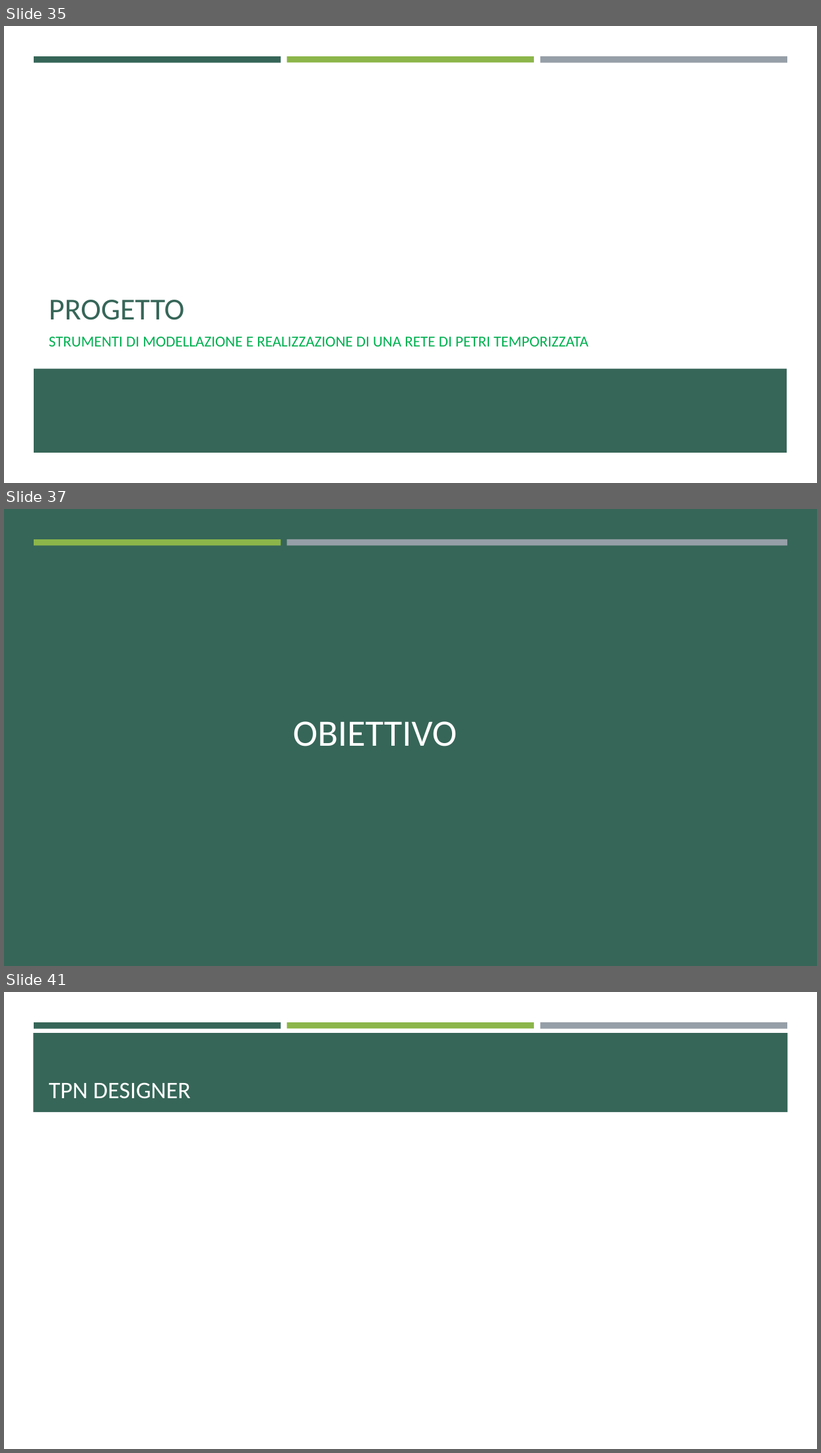
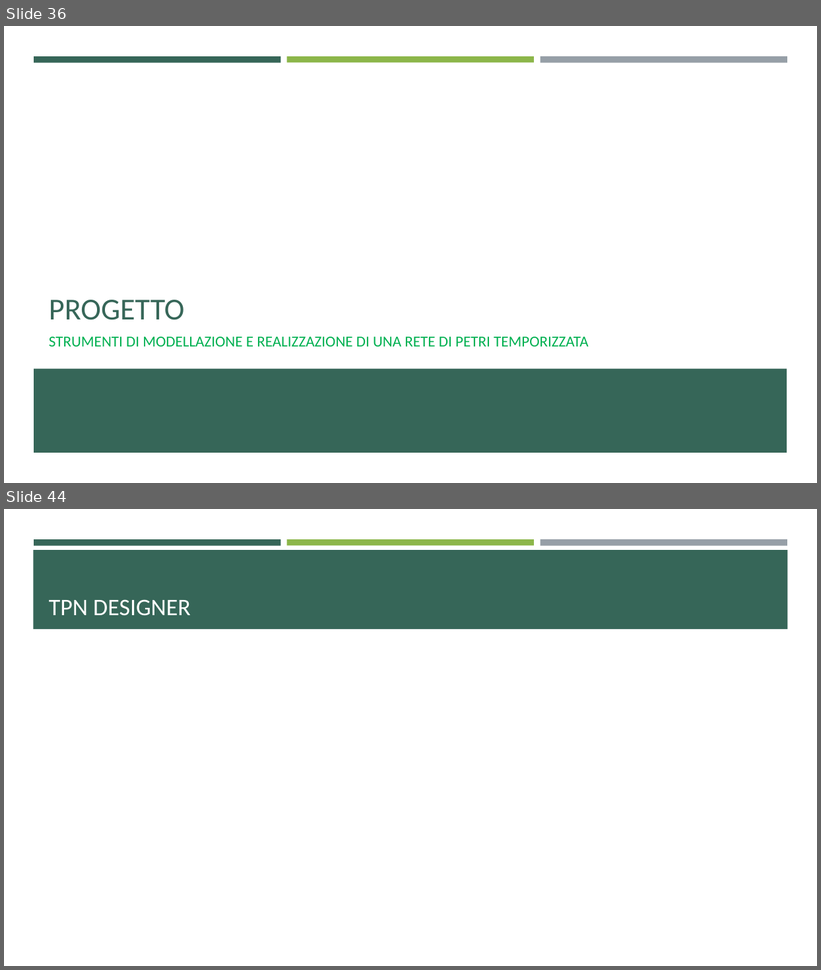
Before and after one commit to ivochan/RecirculatingPalletWarehouse, a slide deck: Reti di Petri.pptx. Shown one above the other, each under a label of ours: slides 35, 37 and 41 before the commit, slides 36 and 44 after it; the slides between them are not shown. The pictures are 821x1453 and 821x970 pixels, drawn with LibreOffice and Linux fonts; fonts in the diff are those of the drawing; background and template pictures are left out. Boxes give left, top, right and bottom in pixels: in the first picture for what was removed or moved away, otherwise in the second. Text is boxed around its words. In the diff, an @@ line names an element or a change of style, - is before the commit and + after.

```diff
--- a/Reti di Petri.pptx
+++ b/Reti di Petri.pptx
@@ slide 37 removed at bbox=[4, 509, 817, 966], background #000000 @@
@@ rectangle removed at bbox=[4, 509, 817, 966] @@
@@ rectangle removed at bbox=[34, 539, 281, 545] @@
@@ rectangle removed at bbox=[287, 539, 788, 545] @@
@@ title removed at bbox=[293, 722, 457, 747] @@
-OBIETTIVO
@@ what was slide 35 is now slide 36 @@
@@ what was slide 41 is now slide 44 @@
```
Also in this commit, not shown: 10 slides added, 5 other slides removed, 30 other files.
